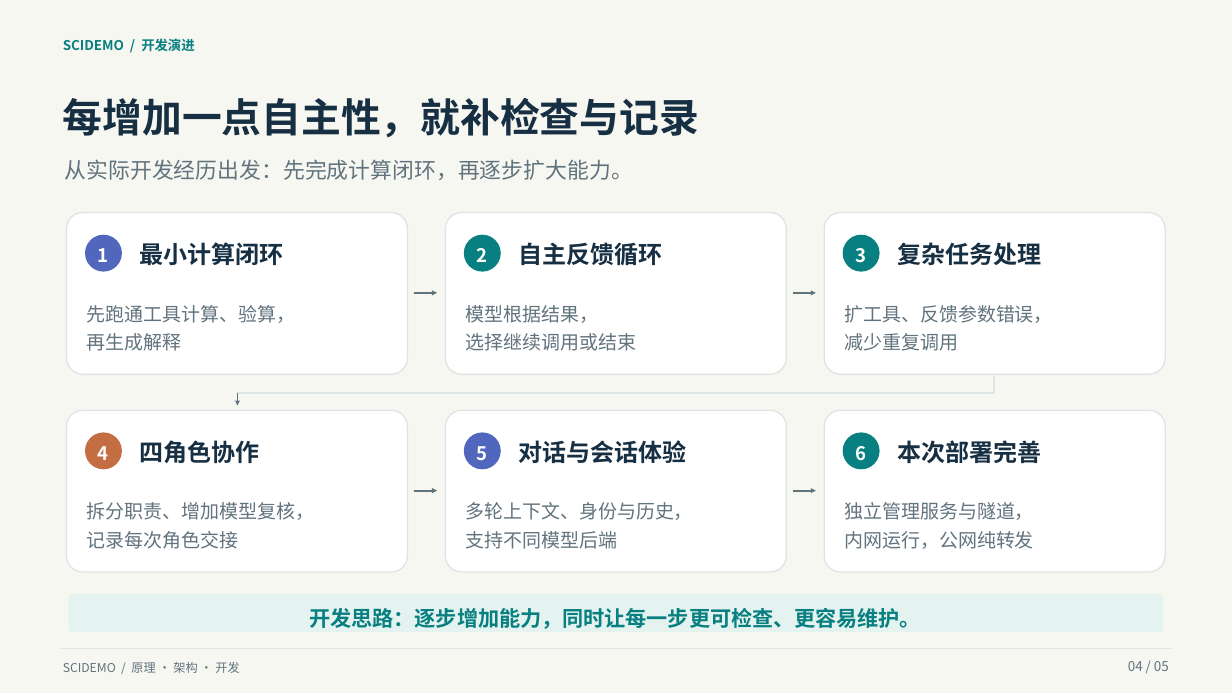
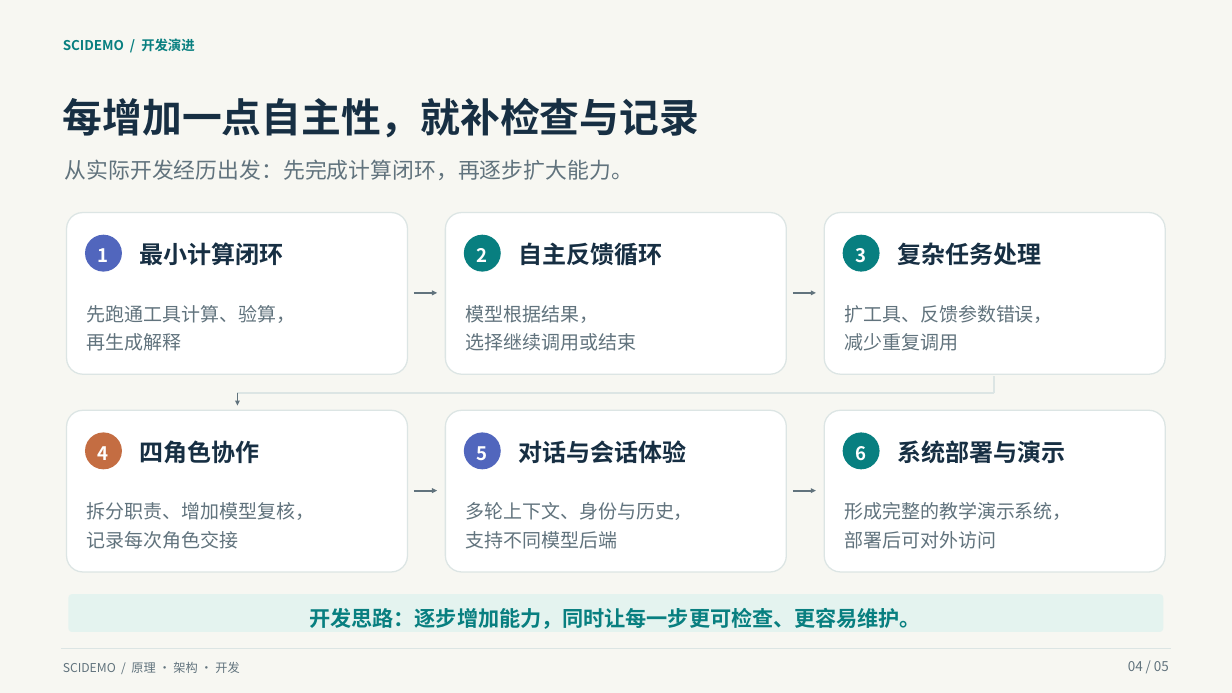
Before and after one commit to liusongqin/SciDemo, a slide deck: slide 4 of output/SciDemo_Agent原理架构与开发思路.pptx. Drawn at 1232x693 pixels with LibreOffice and Linux fonts; fonts in the diff are those of the drawing. Boxes give left, top, right and bottom in pixels: in the first picture for what was removed or moved away, otherwise in the second. Text is boxed around its words. In the diff, an @@ line names an element or a change of style, - is before the commit and + after.

```diff
--- a/output/SciDemo_Agent原理架构与开发思路.pptx
+++ b/output/SciDemo_Agent原理架构与开发思路.pptx
@@ text at box(897, 440, 1065, 463): text changed @@
-本次部署完善
+系统部署与演示
@@ text at box(845, 502, 1072, 549): text changed @@
-独立管理服务与隧道，
-内网运行，公网纯转发
+形成完整的教学演示系统，
+部署后可对外访问
```
Also in this commit, not shown: 3 other slides changed, 10 other files.
